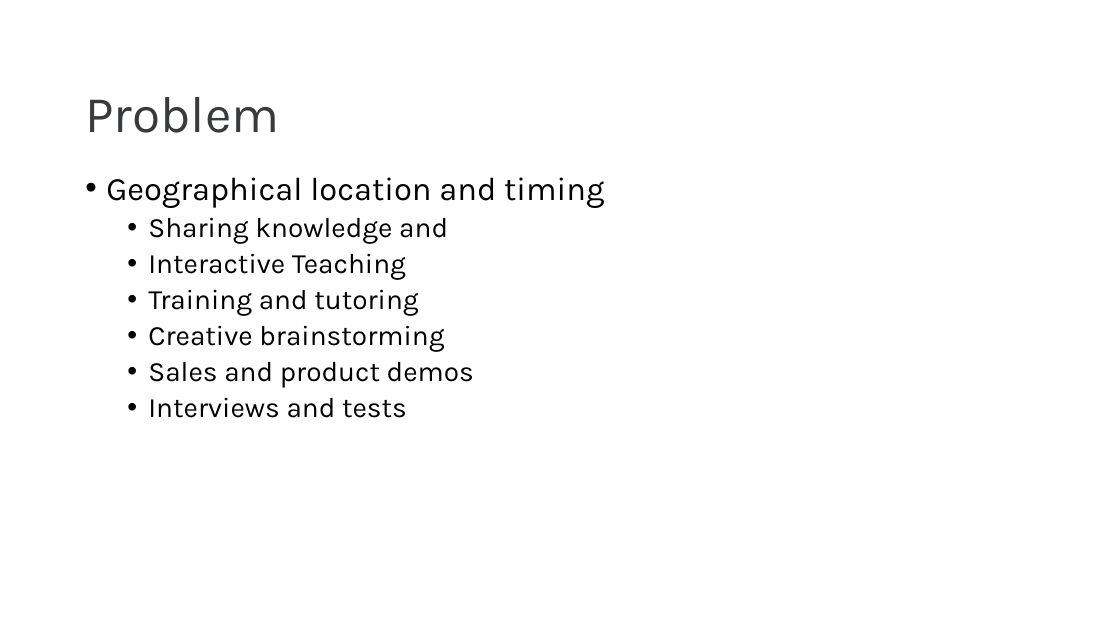
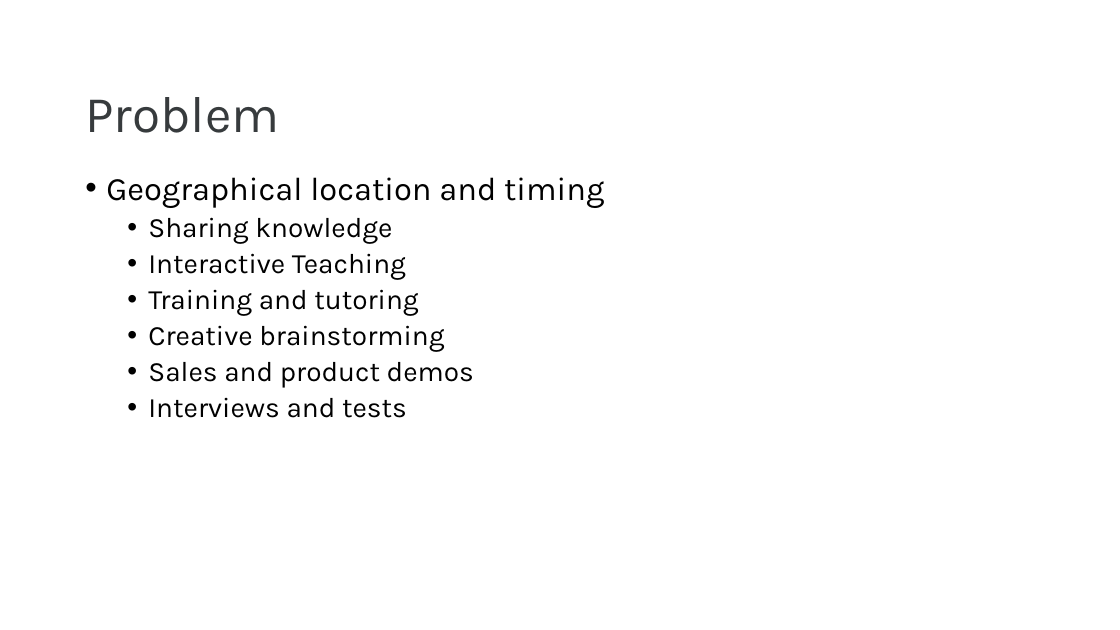
Before and after one commit to justin522/VirtualWhiteboard, a slide deck: slide 4 of Virtual Whiteboard.pptx. Drawn at 1120x630 pixels with LibreOffice and Linux fonts; fonts in the diff are those of the drawing; background and template pictures are left out. Boxes give left, top, right and bottom in pixels: in the first picture for what was removed or moved away, otherwise in the second. Text is boxed around its words. In the diff, an @@ line names an element or a change of style, - is before the commit and + after.

```diff
--- a/Virtual Whiteboard.pptx
+++ b/Virtual Whiteboard.pptx
@@ text at <box>148,217,392,243</box>: text changed @@
-  • Sharing knowledge and
+  • Sharing knowledge
```
Also in this commit, not shown: 7 other slides changed, 3 slides added, 1 other file.
